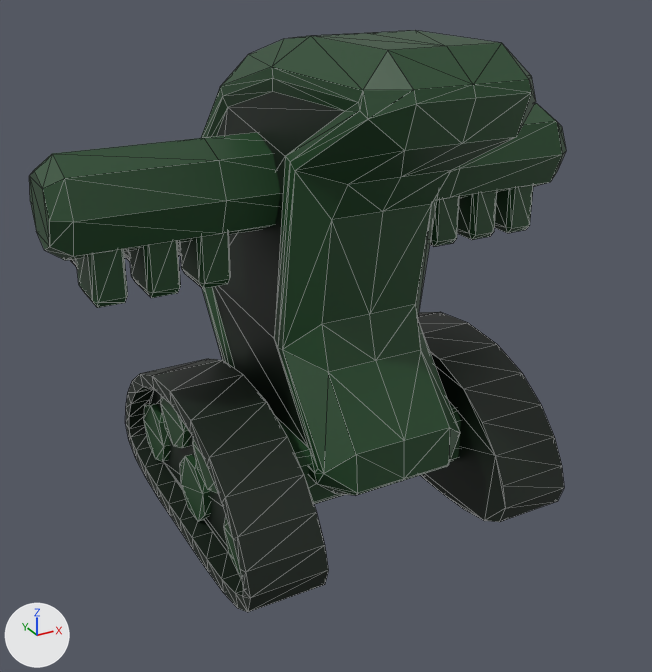
The glTF model Assets/3D_models/Mobs/Tank.glb as it was, and as the next commit left it.
Both versions are drawn from a 50 mm lens placed at (-2.97, -5.39, 4.24), pointed at (-0.09, -0.15, 1.62). Arrows for +X, +Y and +Z are at lower left; the lights stay in place. Mesh edges are drawn as thin lines. Objects named as collision shapes, trigger or cutter boxes, shadow casters or lower levels of detail are left out. Vertices at the same position are counted once.
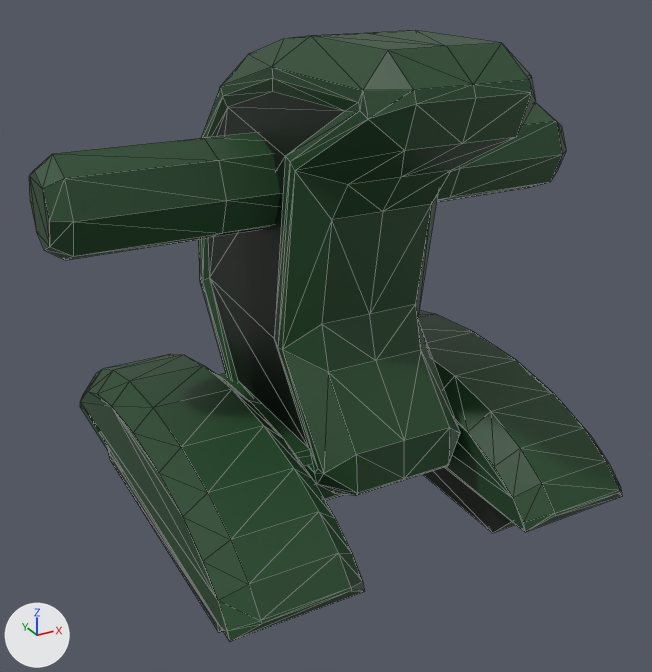
Where the newer file only moved an object's origin or applied its transform, the numbers keep the older frame.

Location of each change, [x1, y1, x2, y2] in pixels of the pictures (652 x 672 px):
'Cube.007', reshaped (10% wider): before [29, 30, 566, 612]; after [29, 30, 622, 642]
part 1 of me_cube_011, rebuilt (39% wider): before [418, 312, 564, 522]; after [418, 310, 622, 532]
part 2 of me_cube_011, rebuilt (40% wider, 14% taller): before [125, 359, 328, 612]; after [80, 354, 365, 642]
part 3 of me_cube_011, added: after [107, 450, 223, 633]
part 4 of me_cube_011, added (black): after [423, 468, 515, 533]
part 5 of me_cube_011, deleted: before [70, 186, 533, 577]

The change in detail:
me_cube_011 is used by ob_cube_007; location (0.572, 0.0, 0.85).
me_cube_011 had 816 vertices, 1524 faces and spanned x -2.52..1.37, y -1.59..1.3, z -0.58..2.87.
me_cube_011 now has 360 vertices, 692 faces and spans x -2.52..1.37, y -1.72..1.69, z -0.57..2.87.
me_cube_011 part 1: the loose piece of 96 vertices spanning x 0.14..0.68, y -1.31..1.17, z -0.58..0.58 is rebuilt with 52 vertices and now spans x 0.06..0.95, y -1.72..1.69, z -0.25..0.46, in mat_material (dark green #1d4625).
me_cube_011 part 2: the loose piece of 96 vertices spanning x -1.83..-1.28, y -1.31..1.17, z -0.58..0.58 is rebuilt with 52 vertices and now spans x -2.09..-1.2, y -1.72..1.69, z -0.25..0.46, in mat_material (dark green #1d4625).
me_cube_011 part 3: a new loose piece of 16 vertices spanning x -1.99..-1.3, y -1.51..1.47, z -0.57..-0.2, in mat_material_004 (black #0b1b0e).
me_cube_011 part 4: a new loose piece of 16 vertices spanning x 0.15..0.85, y -1.51..1.47, z -0.57..-0.2, in mat_material_004 (black #0b1b0e).
me_cube_011 part 5: 22 loose pieces with 400 vertices, spanning x -2.3..1.15, y -1.16..1.0, z -0.46..1.78, are deleted.
